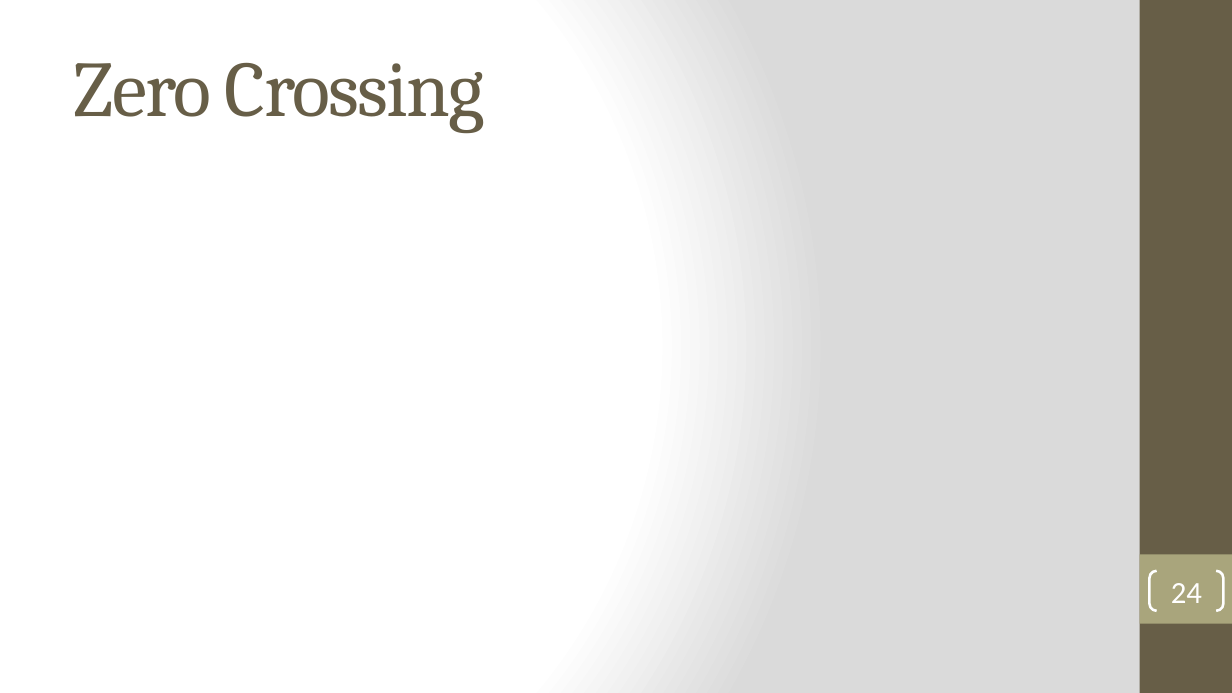
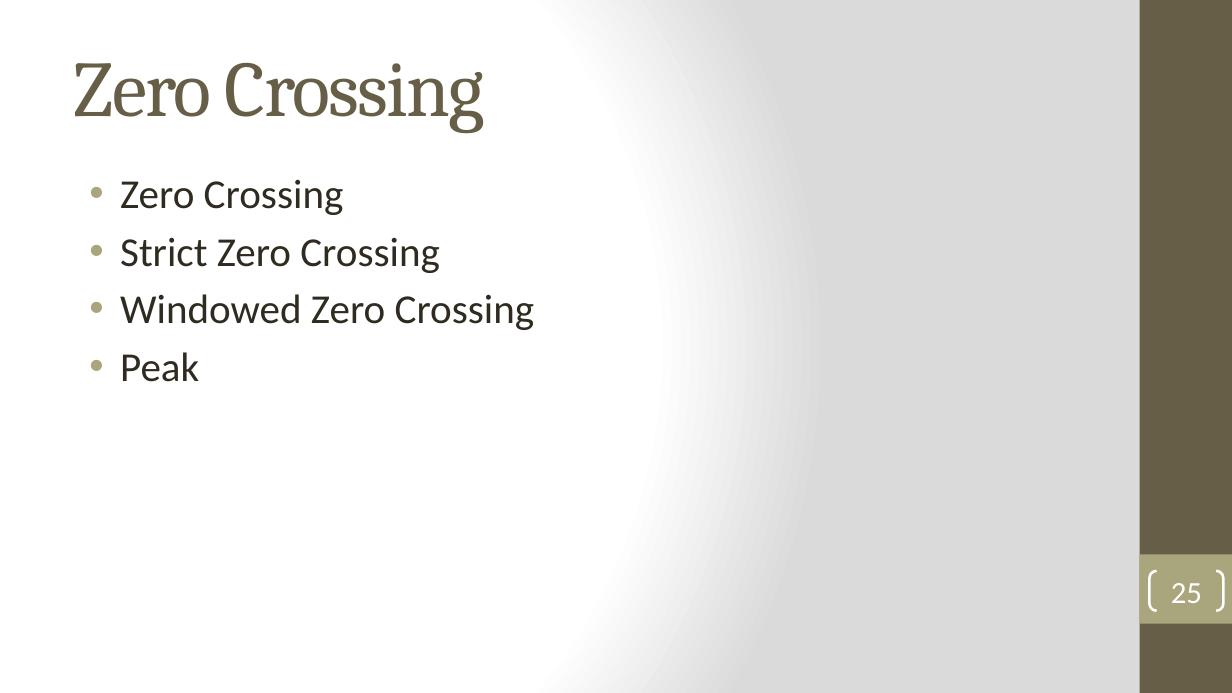
Before and after one commit to robbieford/RRXThesis, a slide deck: slide 25 of Thesis Defense.pptx (slide 24 before the commit). Drawn at 1232x693 pixels with LibreOffice and Linux fonts; fonts in the diff are those of the drawing. Boxes give left, top, right and bottom in pixels: in the first picture for what was removed or moved away, otherwise in the second. Text is boxed around its words. In the diff, an @@ line names an element or a change of style, - is before the commit and + after.

```diff
--- a/Thesis Defense.pptx
+++ b/Thesis Defense.pptx
@@ text added at <box>120,179,535,382</box>, 24 pt, text #2F2B20 @@
+• Zero Crossing
+• Strict Zero Crossing
+• Windowed Zero Crossing
+• Peak
@@ page number at <box>1171,583,1202,603</box>: text changed @@
-24
+25
```
Also in this commit, not shown: 16 other slides changed, 8 slides added, 2 slides removed, 2 other files.
